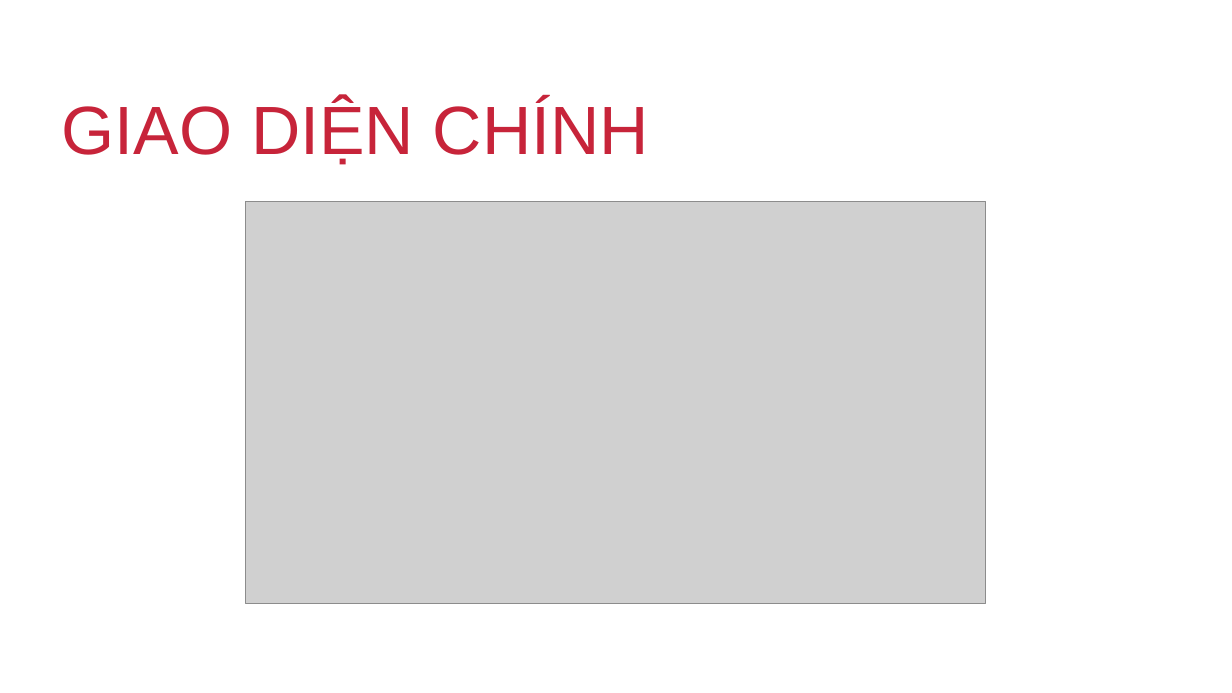
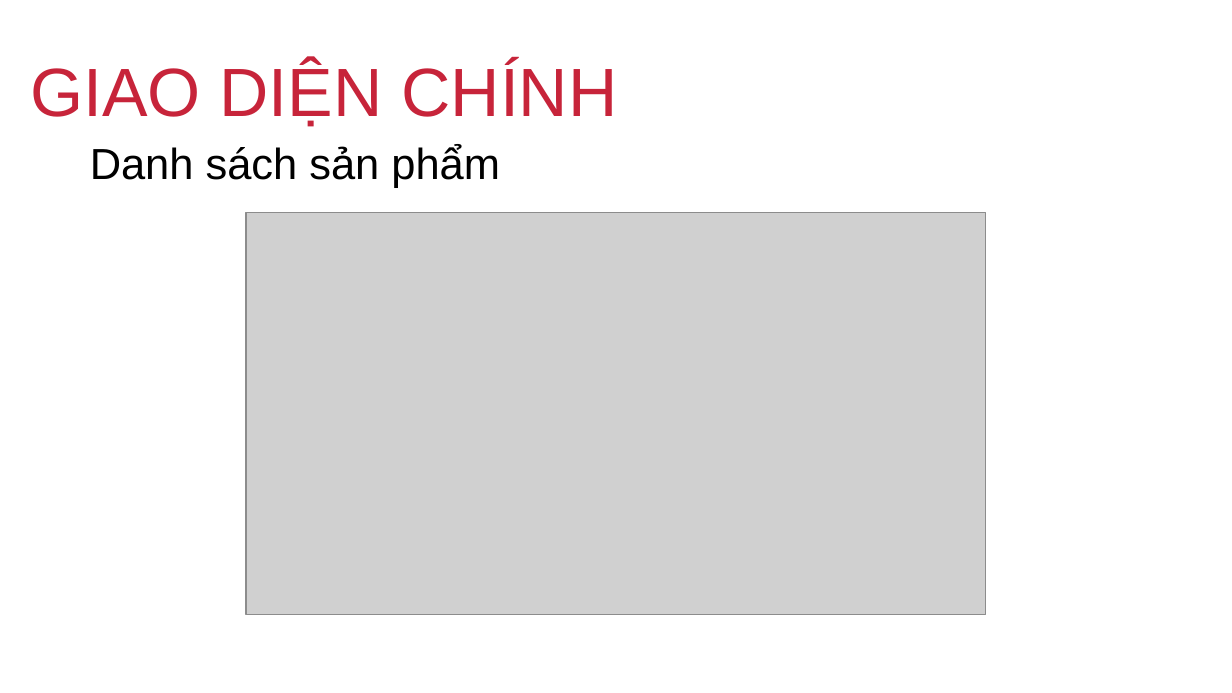
Before and after one commit to MaoBui2907/sosanh.ga, a slide deck: slide 9 of Plan/Report.pptx. Drawn at 1232x693 pixels with LibreOffice and Linux fonts; fonts in the diff are those of the drawing; grey boxes stand for pictures; background and template pictures are left out. Boxes give left, top, right and bottom in pixels: in the first picture for what was removed or moved away, otherwise in the second. Text is boxed around its words. In the diff, an @@ line names an element or a change of style, - is before the commit and + after.

```diff
--- a/Plan/Report.pptx
+++ b/Plan/Report.pptx
@@ text "GIAO DIỆN CHÍNH" moved from (x1=62, y1=99, x2=649, y2=165) to (x1=30, y1=62, x2=617, y2=127) @@
@@ text added at (x1=90, y1=144, x2=500, y2=188), 28 pt, text #000000 @@
+Danh sách sản phẩm
@@ picture moved from (x1=246, y1=201, x2=986, y2=604) to (x1=246, y1=212, x2=986, y2=615) @@
```
Also in this commit, not shown: 11 other slides changed.
